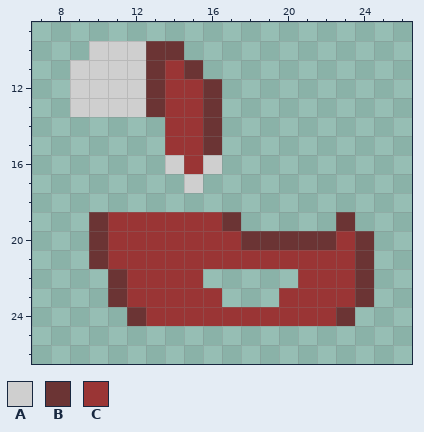
Pixel-art sprite: textures/coat_2.png. The first picture shows the starting point.
The file is 32x32 pixels. Shown: x 7..26, y 9..26.
Palette (. is transparent): A #cfcfcf  B #6b3434  C #9a3535
Pixels before, first column x 9:
10 .AAABB..........
11 AAAABCB.........
12 AAAABCCB........
13 AAAABCCB........
14 .....CCB........
15 .....CCB........
16 .....ACA........
17 ......A.........
18 ................
19 .BCCCCCCB.....B.
20 .BCCCCCCCBBBBBCB
21 .BCCCCCCCCCCCCCB
22 ..BCCCC.....CCCB
23 ..BCCCCC...CCCCB
24 ...BCCCCCCCCCCB.
The result:
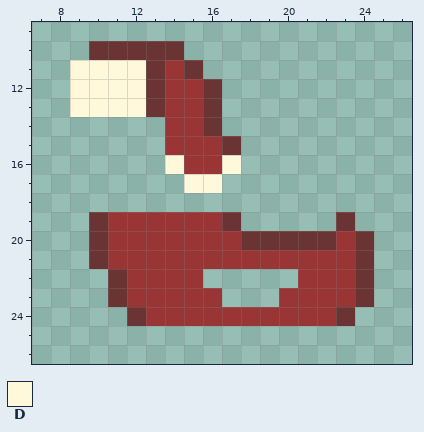
Colours new in this view: D #fff8db
What changed:
y 10: x 10..12 AAA -> BBB
y 11..13: x 9..12 AAAA -> DDDD
y 15: x 16..17 B. -> CB
y 16: x 14 A -> D; x 16..17 A. -> CD
y 17: x 15..16 A. -> DD
Pixel boxes of the changes (left, top, right, bottom) in both pictures:
changed: (70, 41, 241, 193)
